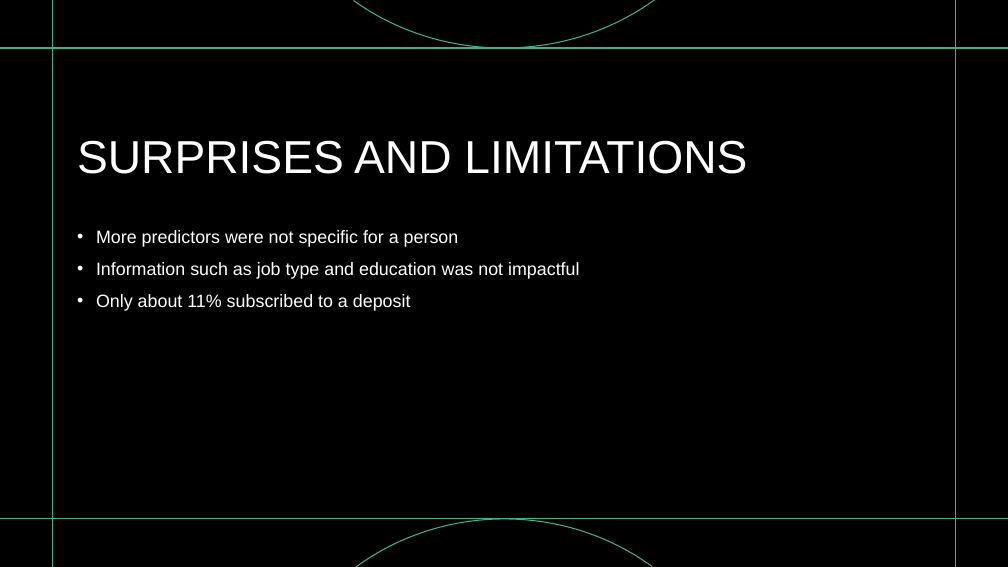
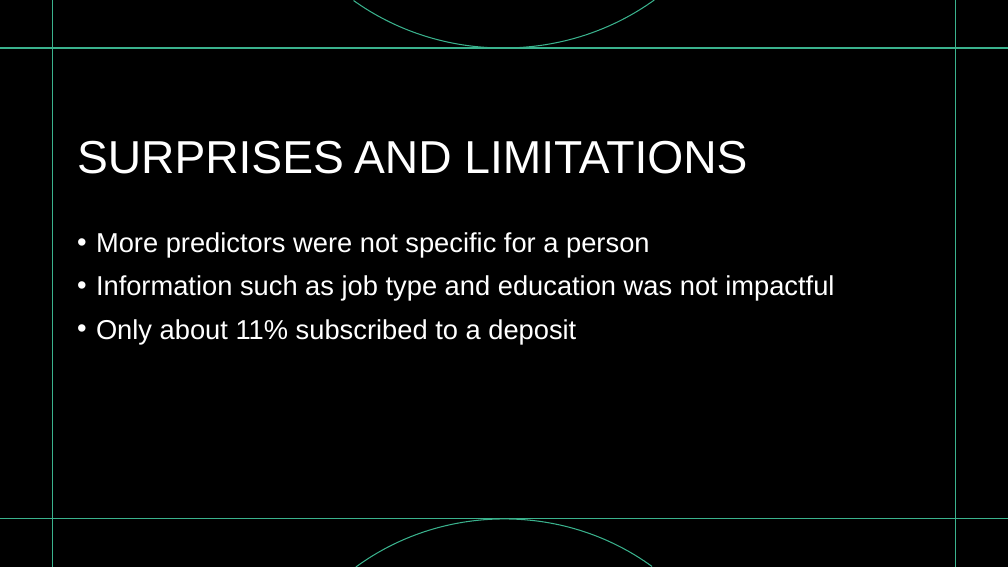
Before and after one commit to cmattcasey/ISDS7070, a slide deck: slide 9 of Group_Project_Presentation_V3.pptx. Drawn at 1008x567 pixels with LibreOffice and Linux fonts; fonts in the diff are those of the drawing; background and template pictures are left out. Boxes give left, top, right and bottom in pixels: in the first picture for what was removed or moved away, otherwise in the second. Text is boxed around its words. In the diff, an @@ line names an element or a change of style, - is before the commit and + after.

```diff
--- a/Group_Project_Presentation_V3.pptx
+++ b/Group_Project_Presentation_V3.pptx
@@ text "More predictors were not specific ..." at [96,232,834,344]: size 17 to 26 pt @@
```
Also in this commit, not shown: 2 other slides changed, 1 slide added.
